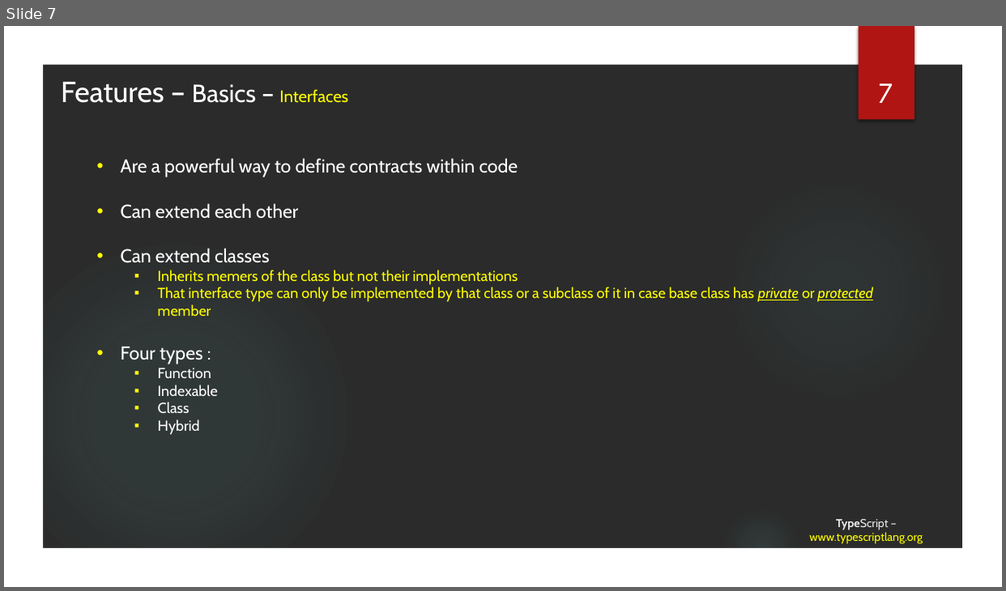
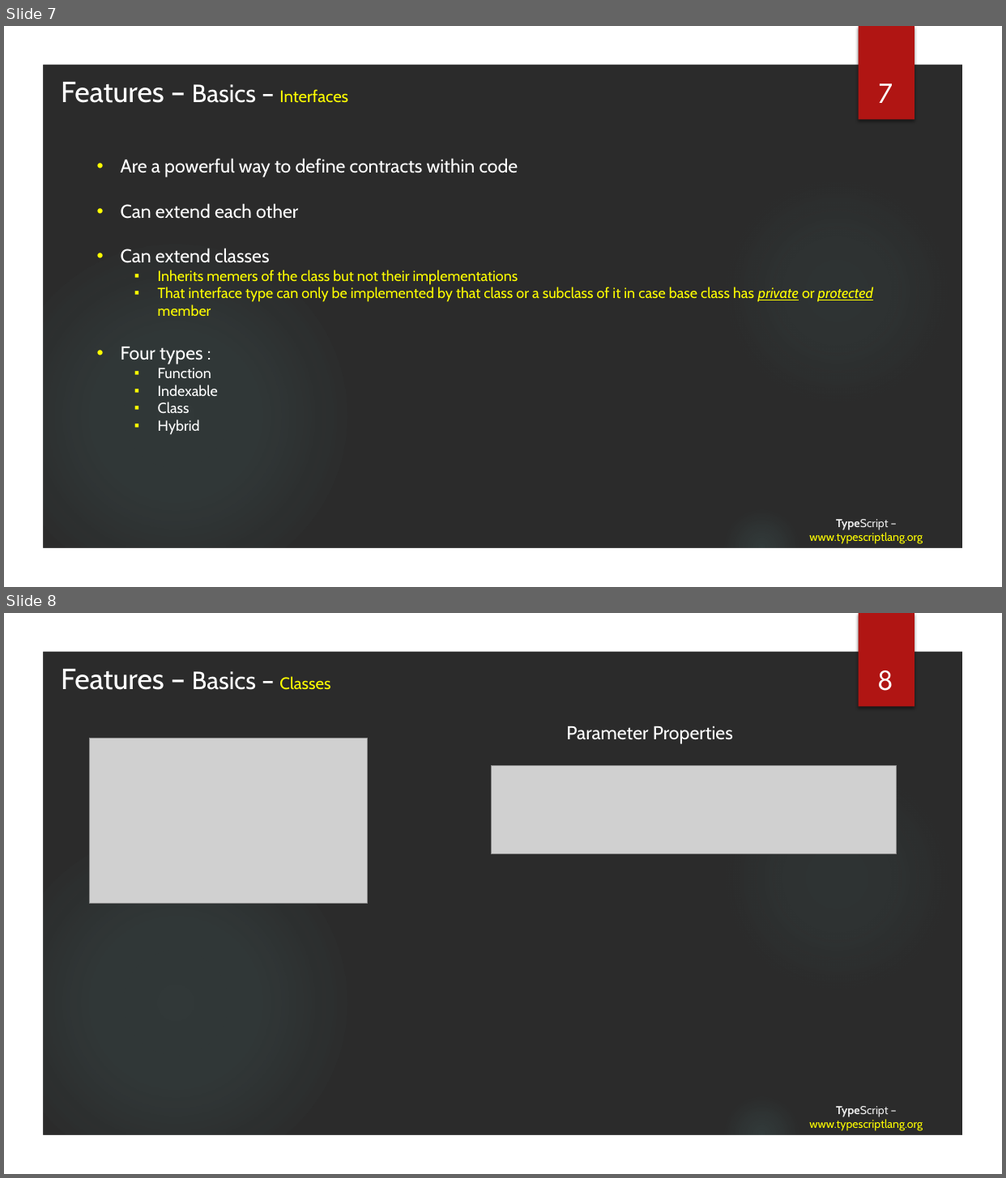
Before and after one commit to tainhx/SSFE, a slide deck: TypeScript.pptx. Shown one above the other, each under a label of ours: slide 7 before the commit, slides 7 and 8 after it. The pictures are 1006x591 and 1006x1178 pixels, drawn with LibreOffice and Linux fonts; fonts in the diff are those of the drawing; grey boxes stand for pictures; background and template pictures are left out; a plain dark background stands for a picture behind light text. Boxes give left, top, right and bottom in pixels: in the first picture for what was removed or moved away, otherwise in the second. Text is boxed around its words. In the diff, an @@ line names an element or a change of style, - is before the commit and + after.

```diff
--- a/TypeScript.pptx
+++ b/TypeScript.pptx
@@ slide 8 added at (4,613,1002,1174), background picture (left out); not listed: 5 template elements that a slide beside it also shows @@
@@ text added at (61,669,330,690), 28 pt, text #FFFFFF @@
+Features – Basics – Classes
@@ text added at (877,671,893,691), 28 pt, text #FFFFFF @@
+8
@@ text added at (566,726,733,744), 18 pt, text #FFFFFF @@
+Parameter Properties
@@ picture added at (89,738,367,904) @@
@@ picture added at (492,766,897,854) @@
@@ title added at (809,1106,923,1131), 11 pt, text #FFFF00 @@
+TypeScript – www.typescriptlang.org
```
Also in this commit, not shown: 1 slide changed, 4 other slides added.
